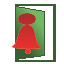
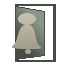
Comparing the layer stacks of the two 64 x 64 images. Changes:
added layer "Visible" above "Layer #2" over [11, 4, 56, 62]
added layer "Layer #2" above "Layer #1" over [11, 13, 41, 54]
hid "Layer #1" over [11, 13, 41, 54]
